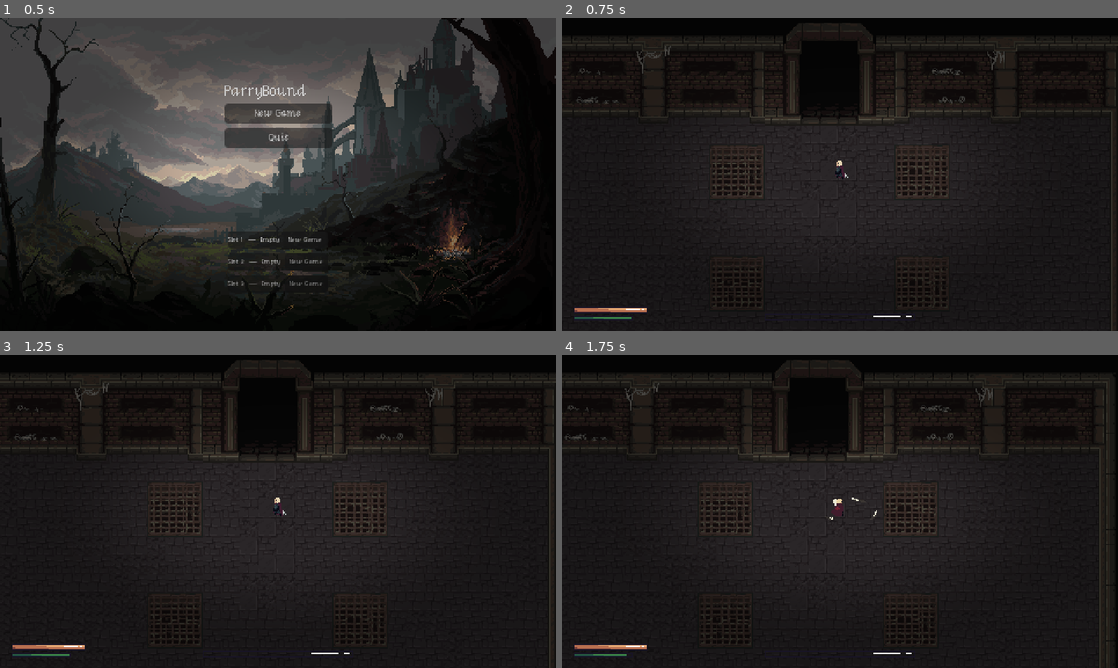
Above: before the commit, frames 1-4 (two rows, left to right).
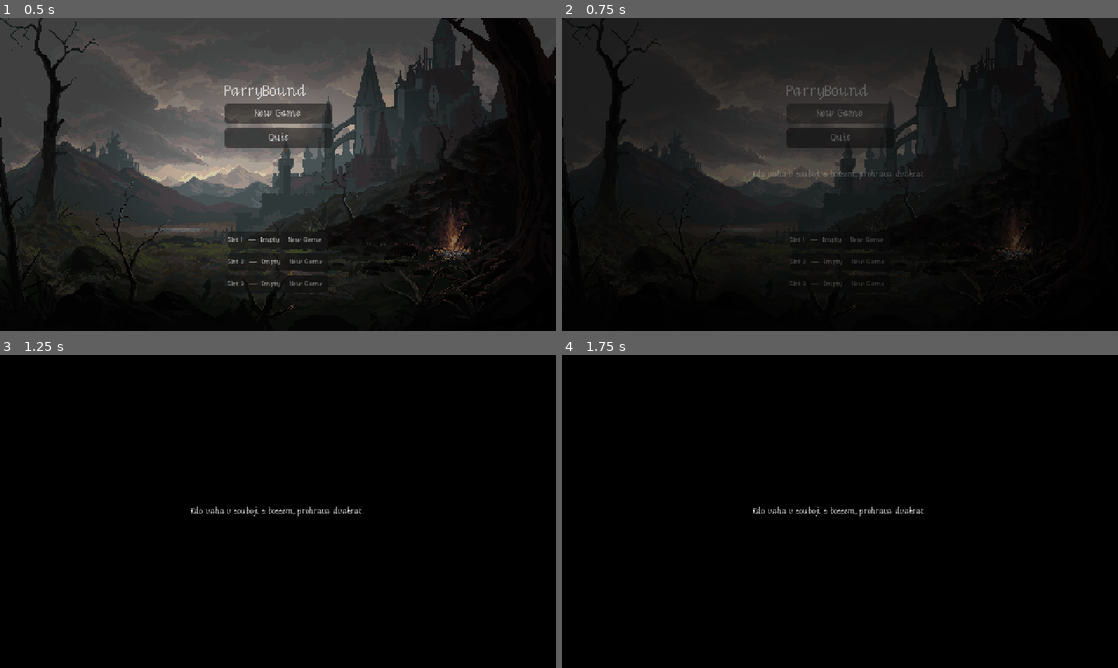
Above: after the commit, the same moments.

Repository: vyskof/parrybound
Game: Godot game, scene res://ui/main_menu.tscn
Same seed, same stepped clock (60 frames per second), same inputs: the game is played once before the commit and once after it.
Inputs (mouse positions are in pixels of both pictures, inside the frame that each line leads up to):
- Up to frame 1 (0.5 s): no input
- Up to frame 2 (0.75 s): click "New Game" at 0.5 s
- Up to frame 3 (1.25 s): no input
- Up to frame 4 (1.75 s): move the mouse to (962, 495) at 1.27 s; hold Right (ui_right) from 1.28 s (still down); click (962, 495) at 1.35 s

Frame 1 is identical in both runs. In frame 2, 24% of the frame differs, in the area x 0-100%, y 0-100%; in frame 3, 66%; in frame 4, 66%, in the area x 0-100%, y 1-100%.

Commit message:
loading screen, divnej efekt pri staggeru budu asi jeste menit

Diff:
--- a/effects/deflect_sparks_effect.gd
+++ b/effects/deflect_sparks_effect.gd
@@ -2,7 +2,7 @@
 
 func init(color: Color, scale_mult: float = 1.0, size_mult: float = 1.0) -> void:
 	modulate = color
-	amount           = int(15 * scale_mult)
+	amount   = maxi(1, int(15 * scale_mult))
 	initial_velocity_min = 60.0  * scale_mult
 	initial_velocity_max = 120.0 * scale_mult
 	scale_amount_min = 0.5 * size_mult
--- /dev/null
+++ b/effects/flash_overlay.gd
@@ -0,0 +1,13 @@
+extends CanvasLayer
+
+@onready var _rect: ColorRect = $Rect
+
+func flash(color: Color = Color(1, 1, 1, 1), peak_alpha: float = 0.5, duration: float = 0.25) -> void:
+	if not _rect:
+		return
+	_rect.color = color
+	var tween := create_tween()
+	tween.tween_property(_rect, "modulate:a", peak_alpha, duration * 0.15)\
+		.set_trans(Tween.TRANS_SINE).set_ease(Tween.EASE_OUT)
+	tween.tween_property(_rect, "modulate:a", 0.0, duration * 0.85)\
+		.set_trans(Tween.TRANS_SINE).set_ease(Tween.EASE_IN)
--- /dev/null
+++ b/effects/flash_overlay.tscn
@@ -0,0 +1,16 @@
+[gd_scene format=3 uid="uid://4mohl122ehdq"]
+
+[ext_resource type="Script" uid="uid://dddkpck1trvg3" path="res://effects/flash_overlay.gd" id="1_o6awe"]
+
+[node name="FlashLayer" type="CanvasLayer" unique_id=838514605]
+layer = 4
+script = ExtResource("1_o6awe")
+
+[node name="Rect" type="ColorRect" parent="." unique_id=1354060417]
+modulate = Color(1, 1, 1, 0)
+anchors_preset = 15
+anchor_right = 1.0
+anchor_bottom = 1.0
+grow_horizontal = 2
+grow_vertical = 2
+mouse_filter = 2
--- /dev/null
+++ b/effects/loading_screen.gd
@@ -0,0 +1,36 @@
+extends CanvasLayer
+
+const LORE_LINES := [
+	"Postura je klic. Zdravi je jen otazka casu.",
+	"Deflect neni blok. Je to odpoved.",
+	"Katana nerozhoduje o vitezi souboje. Timing ano.",
+	"I nejtvrdsi brneni jednou praskne.",
+	"Kdo vaha v souboji s bossem, prohrava dvakrat.",
+]
+
+@onready var _rect: ColorRect = $Rect
+@onready var _label: Label = $Label
+
+var _busy: bool = false
+
+func transition_to(scene_path: String, min_duration: float = 1.1) -> void:
+	if _busy:
+		return
+	_busy = true
+
+	_label.text = LORE_LINES[randi() % LORE_LINES.size()]
+
+	var fade_in := create_tween()
+	fade_in.tween_property(_rect, "modulate:a", 1.0, 0.35).set_trans(Tween.TRANS_SINE)
+	fade_in.parallel().tween_property(_label, "modulate:a", 1.0, 0.5).set_trans(Tween.TRANS_SINE)
+	await fade_in.finished
+
+	get_tree().call_deferred("change_scene_to_file", scene_path)
+	await get_tree().create_timer(min_duration, true, false, true).timeout
+
+	var fade_out := create_tween()
+	fade_out.tween_property(_rect, "modulate:a", 0.0, 0.35).set_trans(Tween.TRANS_SINE)
+	fade_out.parallel().tween_property(_label, "modulate:a", 0.0, 0.25).set_trans(Tween.TRANS_SINE)
+	await fade_out.finished
+
+	_busy = false
--- /dev/null
+++ b/effects/loading_screen.tscn
@@ -0,0 +1,31 @@
+[gd_scene format=3 uid="uid://dxtstk88txgf2"]
+
+[ext_resource type="Script" uid="uid://0jwox0oikrbu" path="res://effects/loading_screen.gd" id="1_27d84"]
+
+[node name="LoadingScreen" type="CanvasLayer" unique_id=2093148085]
+process_mode = 3
+layer = 20
+script = ExtResource("1_27d84")
+
+[node name="Rect" type="ColorRect" parent="." unique_id=957223158]
+modulate = Color(1, 1, 1, 0)
+anchors_preset = 15
+anchor_right = 1.0
+anchor_bottom = 1.0
+grow_horizontal = 2
+grow_vertical = 2
+mouse_filter = 2
+color = Color(0, 0, 0, 1)
+
+[node name="Label" type="Label" parent="." unique_id=1643385306]
+modulate = Color(1, 1, 1, 0)
+anchors_preset = 15
+anchor_right = 1.0
+anchor_bottom = 1.0
+grow_horizontal = 2
+grow_vertical = 2
+pivot_offset = Vector2(20, -20)
+theme_override_font_sizes/font_size = 8
+horizontal_alignment = 1
+vertical_alignment = 1
+autowrap_mode = 2
--- a/project.godot
+++ b/project.godot
@@ -22,6 +22,8 @@
 VignetteOverlay="*uid://dx8g46erl34p7"
 ChromaticAberration="*uid://51g7y0j1movw"
 DamageVignette="*uid://g3n2j64oroke"
+FlashOverlay="*uid://4mohl122ehdq"
+LoadingScreen="*uid://dxtstk88txgf2"
 
 [display]
 
--- a/saving_system/game_manager.gd
+++ b/saving_system/game_manager.gd
@@ -166,7 +166,7 @@
 	_change_to_scene(scene_path)
 
 func _change_to_scene(path: String) -> void:
-	get_tree().call_deferred("change_scene_to_file", path)
+	LoadingScreen.transition_to(path)
 
 # ─────────────────────────────────────────────────────────────────────────────
 #  World progress
--- a/shared(other)/boss_base.gd
+++ b/shared(other)/boss_base.gd
@@ -20,6 +20,10 @@
 
 @onready var _visual: Node2D = find_child("*Sprite2D", true, false)
 @onready var _posture_arc: Node = get_node_or_null("PostureArc")
+@onready var _boss_ui: CanvasLayer = get_node_or_null("UI")
+
+var _hp_critical_active: bool = false
+var _hp_critical_tween: Tween
 
 func _ready() -> void:
 	_player = get_tree().get_first_node_in_group("player")
@@ -35,6 +39,7 @@
 	_on_boss_ready()
 	_posture_bar = get_node_or_null("UI/TexturePostureBar")
 
+
 func _on_boss_ready() -> void:
 	pass
 
@@ -119,17 +124,68 @@
 	if bar:
 		bar.value = float(new_health)
 
+	_punch_boss_ui()
+	_update_hp_critical_state(new_health, bar)
+
+func _punch_boss_ui() -> void:
+	if not _boss_ui or _is_dead:
+		return
+	var tween := create_tween()
+	tween.tween_property(_boss_ui, "scale", Vector2(1.05, 1.05), 0.06)\
+		.set_trans(Tween.TRANS_SINE)
+	tween.tween_property(_boss_ui, "scale", Vector2.ONE, 0.18)\
+		.set_trans(Tween.TRANS_SINE).set_ease(Tween.EASE_OUT)
+
+func _update_hp_critical_state(new_health: float, bar: TextureProgressBar) -> void:
+	if not bar:
+		return
+	var is_critical := new_health > 0.0 and new_health <= stats.max_health * 0.25
+	if is_critical == _hp_critical_active:
+		return
+	_hp_critical_active = is_critical
+
+	if is_critical:
+		_hp_critical_tween = create_tween().set_loops()
+		_hp_critical_tween.tween_property(bar, "modulate", Color(1.6, 0.5, 0.5, 1.0), 0.35)
+		_hp_critical_tween.tween_property(bar, "modulate", Color.WHITE, 0.35)
+	elif _hp_critical_tween:
+		_hp_critical_tween.kill()
+		_hp_critical_tween = null
+		bar.modulate = Color.WHITE
+
+
 var is_vulnerable: bool = false
+
+const StaggerImpactSparks := preload("res://effects/deflect_sparks_effect.tscn")
 
 func _on_posture_broken() -> void:
 	stats.posture = 0.0
 	_posture_regen_timer = 0.0
 	_apply_posture_break_knockback()
+	_play_stagger_screen_feedback()
 	_on_boss_staggered()
 	_state_machine.change_state("Stagger")
 
 func _on_boss_staggered() -> void:
-	pass  # vec pro boss-specifický vizuál při staggeru (vlastní sprite burst atd.)
+	pass   # hook pro boss-specifický vizuál při staggeru (vlastní sprite burst atd.)
+
+func _play_stagger_screen_feedback() -> void:
+	var cam := _player.get_node_or_null("Camera2D") if is_instance_valid(_player) else null
+	if cam and cam.has_method("shake"):
+		cam.shake(2.5)
+	if cam and cam.has_method("zoom_pulse"):
+		cam.zoom_pulse(Vector2(0.85, 0.85), 0.4)
+
+	ChromaticAberration.pulse(0.016, 0.4)
+	FlashOverlay.flash(Color(1.0, 0.95, 0.7, 1.0), 0.05, 0.2)
+	Hitstop.freeze(0.22)
+
+	if _visual:
+		var sparks := StaggerImpactSparks.instantiate()
+		get_parent().add_child(sparks)
+		sparks.global_position = _visual.global_position
+		if sparks.has_method("init"):
+			sparks.init(Color(1.0, 0.9, 0.5, 1.0), 0.02, 0.1)
 
 func _apply_posture_break_knockback() -> void:
 	if not is_instance_valid(_player):
@@ -149,6 +205,9 @@
 	if posture_bar: posture_bar.visible = false
 	if _posture_arc and _posture_arc.has_method("set_posture_ratio"):
 		_posture_arc.set_posture_ratio(0.0)
+	if _hp_critical_tween:
+		_hp_critical_tween.kill()
+		_hp_critical_tween = null
 	_state_machine.change_state("Death")
 	GameManager.mark_boss_defeated(boss_id)
 	GameManager.save_to_slot()
--- a/ui/deathscreen.gd
+++ b/ui/deathscreen.gd
@@ -1,7 +1,27 @@
 class_name DeathScreen extends CanvasLayer
+
+@onready var _color_rect: ColorRect = $ColorRect
+@onready var _label: Label = $Label
+@onready var _button: Button = $Button
 
 func _ready() -> void:
 	get_tree().paused = true
+
+	_color_rect.modulate.a = 0.0
+	_label.modulate.a = 0.0
+	_button.visible = false
+	_button.modulate.a = 0.0
+
+	var tween := create_tween()
+	tween.tween_property(_color_rect, "modulate:a", 1.0, 0.9).set_trans(Tween.TRANS_SINE)
+	tween.parallel().tween_property(_label, "modulate:a", 1.0, 1.3).set_trans(Tween.TRANS_SINE)
+	tween.tween_interval(0.5)
+	tween.tween_callback(_reveal_button)
+
+func _reveal_button() -> void:
+	_button.visible = true
+	var button_tween := create_tween()
+	button_tween.tween_property(_button, "modulate:a", 1.0, 0.3)
 
 func _on_button_pressed() -> void:
 	Engine.time_scale = 1.0
Not shown, added: effects/flash_overlay.gd.uid
Not shown, added: effects/loading_screen.gd.uid
